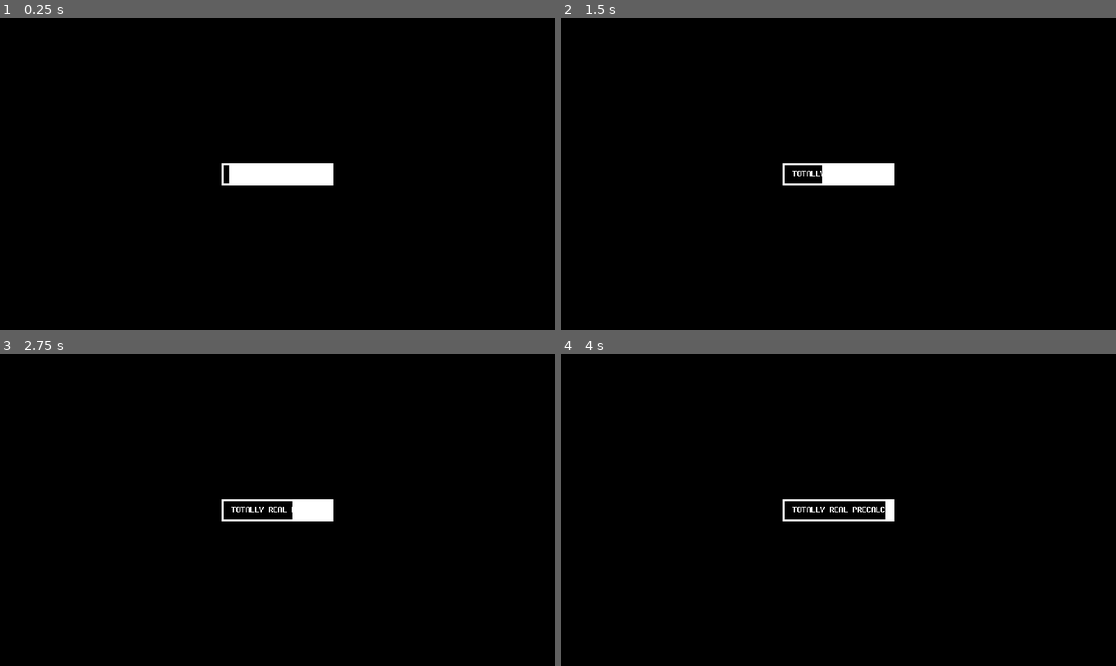
Above: before the commit, frames 1-4 (two rows, left to right).
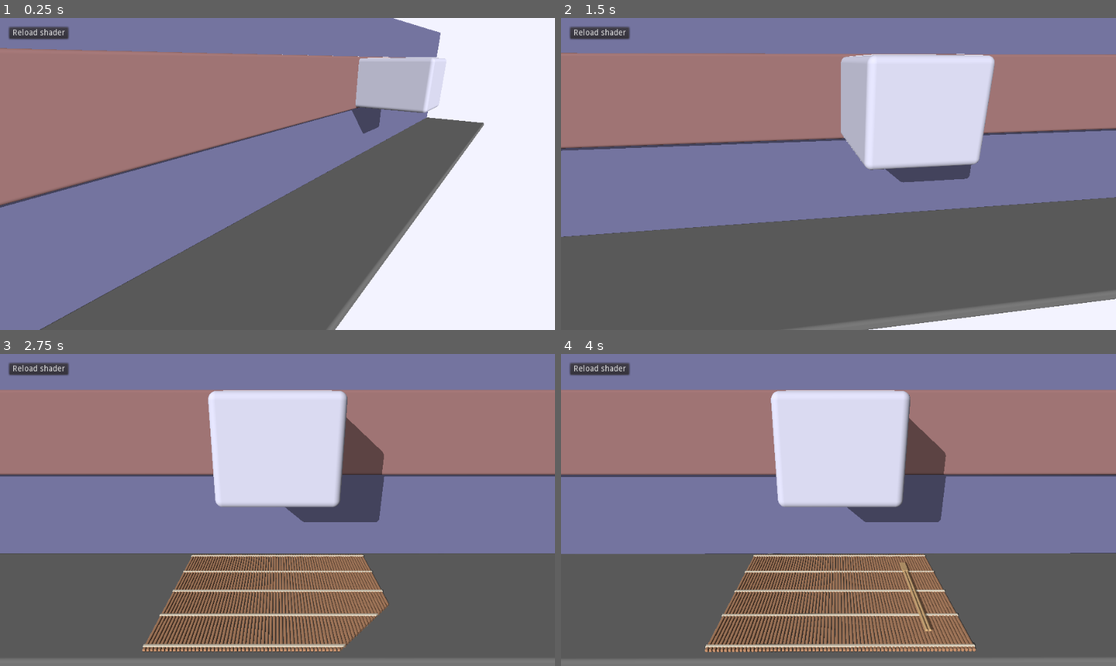
Above: after the commit, the same moments.

Repository: Kwarf/cykelramen
Game: Godot game, scene res://Demo.tscn
Same seed, same stepped clock (60 frames per second), same inputs: the game is played once before the commit and once after it.
Inputs:
- Up to frame 1 (0.25 s): no input
- Up to frame 2 (1.5 s): tap Enter at 0.5 s; tap R at 0.6, 1.35 s
- Up to frame 3 (2.75 s): tap R at 2.1 s
- Up to frame 4 (4 s): tap R at 2.85, 3.6 s

The runs differ from the first frame. In frame 1, 100% of the frame differs, in the area x 0-100%, y 0-100%; in frame 2, 100%; in frame 3, 100%; in frame 4, 100%.

Commit message:
Line of time

Diff:
--- a/Demo.gd
+++ b/Demo.gd
@@ -1,20 +1,20 @@
 extends ColorRect
 class_name Demo
 
-onready var time_start: int = OS.get_ticks_usec()
 onready var camera: Spatial = get_parent().find_node("Camera")
 onready var camera_target: Spatial = camera.find_node("Target")
 onready var ball: Spatial = get_parent().find_node("Ball")
 onready var animation_player: AnimationPlayer = get_parent().find_node("AnimationPlayer")
 
-func elapsed() -> float:
-	return (OS.get_ticks_usec() - time_start) / 1000000.0;
+var elapsed: float = 0
 
 # ¯\_(ツ)_/¯
 func invX(vec: Vector3) -> Vector3:
 	return vec * Vector3(-1, 1, 1)
 
-func _process(_delta: float) -> void:
+func _process(delta: float) -> void:
+	elapsed += delta
+	self.material.set_shader_param("iTime", elapsed);
 	self.material.set_shader_param("iCameraPosition", invX(camera.global_transform.origin));
 	self.material.set_shader_param("iCameraLookAt", invX(camera_target.global_transform.origin));
 	self.material.set_shader_param("iBallPosition", invX(ball.global_transform.origin));
--- a/Demo.shader
+++ b/Demo.shader
@@ -5,6 +5,13 @@
 uniform vec3 iCameraLookAt;
 uniform vec3 iBallPosition;
 uniform sampler2D iPrecalcTexture;
+
+const float BPM = 175.0;
+
+// Beat sync toys
+float beat(float time) { return time / (60.0 / BPM); }
+float bar(float time) { return beat(time) / 4.0; }
+float punch(float time) { float slask; return 1.0 - modf(beat(time), slask); }
 
 vec3 rgb(int r, int g, int b)
 {
@@ -235,15 +242,66 @@
 	// }
 
 	// Bowl
-	obj = opMinColored(obj, vec4(0.9, 0.9, 0.9, sdBowl(pos)));
+	float magic = 0.17*2.0;
+	float beat = beat(iTime+magic);
+	if (beat > 16.0 && beat < 17.0)
+	{
+		// Tease the bowl
+		float bowl = sdBox(pos - vec3(0.0, 1.0 - punch(iTime+magic), 0.0), vec3(1.0, 0.05, 1.0));
+		bowl = max(bowl, sdBowl(pos));
+		obj = opMinColored(obj, vec4(0.9, 0.9, 0.9, bowl));
+	}
+	else if (beat > 18.0 && beat < 19.0)
+	{
+		// Whoop the bowl
+		float bowl = sdBox(pos - vec3(0.0, 1.5 - punch(iTime+magic), 0.0), vec3(1.0, 0.6, 1.0));
+		bowl = max(-bowl, sdBowl(pos));
+		obj = opMinColored(obj, vec4(0.9, 0.9, 0.9, bowl));
+	}
+	else if (beat >= 19.0)
+	{
+		obj = opMinColored(obj, vec4(0.9, 0.9, 0.9, sdBowl(pos)));
+	}
 
 	// Chopstick
-	float chopz = sdChopsticks(pos - vec3(1.2, 0.08, -0.2));
-	chopz = min(chopz, sdChopsticks(pos - vec3(1.249, 0.08, -0.2)));
-	obj = opMinColored(obj, vec4(rgb(205,133,63), chopz));
+	if (iTime >= 3.0)
+	{
+		if (iTime < 4.0)
+		{
+			// Cutty stick
+			vec3 p = pos;
+			p -= vec3(1.2, 0.08, (iTime - 3.0) * -2.2);
+			float chopz = sdChopsticks(pos - vec3(1.2, 0.08, -0.2));
+			chopz = min(chopz, sdChopsticks(pos - vec3(1.249, 0.08, -0.2)));
+			chopz = max(-sdBox(p, vec3(0.1, 0.1, 1.1)), chopz);
+			obj = opMinColored(obj, vec4(rgb(205,133,63), chopz));
+		}
+		else
+		{
+			float chopz = sdChopsticks(pos - vec3(1.2, 0.08, -0.2));
+			chopz = min(chopz, sdChopsticks(pos - vec3(1.249, 0.08, -0.2)));
+			obj = opMinColored(obj, vec4(rgb(205,133,63), chopz));
+		}
+	}
+
+	if (iTime > 2.0 && iTime < 3.0)
+	{
+		// Cutty cube for matty dude fade in thingy
+		vec3 p = pos;
+		pR(p.xz, radians(45));
+		p += vec3(0.0, 0.0, (iTime - 2.0) * 6.0);
+		vec4 mat = sdTableMat(pos);
+		mat.w = max(-sdBox(p, vec3(3.0, 0.5, 3.0)), mat.w);
+		obj = opMinColored(obj, mat);
+	}
+	else if (iTime >= 3.0)
+	{
+		// No more fadey, is there now
+		obj = opMinColored(obj, sdTableMat(pos));
+	}
 
 	// Table mat
-	return opMinColored(obj, sdTableMat(pos));
+	return obj;
 }
 
 vec4 march(vec3 origin, vec3 direction)
--- a/Demo.tscn
+++ b/Demo.tscn
@@ -1,8 +1,9 @@
-[gd_scene load_steps=7 format=2]
+[gd_scene load_steps=8 format=2]
 
 [ext_resource path="res://Demo.shader" type="Shader" id=1]
 [ext_resource path="res://Demo.gd" type="Script" id=2]
 [ext_resource path="res://Precalc.tscn" type="PackedScene" id=3]
+[ext_resource path="res://assets/Cykelramen.ogg" type="AudioStream" id=4]
 
 [sub_resource type="ShaderMaterial" id=1]
 shader = ExtResource( 1 )
@@ -29,16 +30,52 @@
 length = 60.0
 loop = true
 tracks/0/type = "value"
-tracks/0/path = NodePath("MarchTarget:material:shader_param/iTime")
-tracks/0/interp = 1
+tracks/0/path = NodePath("CameraAttachment:translation")
+tracks/0/interp = 2
 tracks/0/loop_wrap = true
 tracks/0/imported = false
 tracks/0/enabled = true
 tracks/0/keys = {
-"times": PoolRealArray( 0, 60 ),
+"times": PoolRealArray( 0, 2 ),
 "transitions": PoolRealArray( 1, 1 ),
 "update": 0,
-"values": [ 0.0, 60.0 ]
+"values": [ Vector3( 6.58158, 1.5, 0 ), Vector3( 0, 1.5, 0 ) ]
+}
+tracks/1/type = "value"
+tracks/1/path = NodePath("CameraAttachment:rotation_degrees")
+tracks/1/interp = 2
+tracks/1/loop_wrap = true
+tracks/1/imported = false
+tracks/1/enabled = true
+tracks/1/keys = {
+"times": PoolRealArray( 0, 2 ),
+"transitions": PoolRealArray( 1, 1 ),
+"update": 0,
+"values": [ Vector3( 20, -55.043, 0 ), Vector3( 20, 0, 0 ) ]
+}
+tracks/2/type = "value"
+tracks/2/path = NodePath("AnimationPlayer:playback_speed")
+tracks/2/interp = 1
+tracks/2/loop_wrap = true
+tracks/2/imported = false
+tracks/2/enabled = true
+tracks/2/keys = {
+"times": PoolRealArray( 0, 7 ),
+"transitions": PoolRealArray( 1, 1 ),
+"update": 1,
+"values": [ 1.0, 0.0 ]
+}
+tracks/3/type = "value"
+tracks/3/path = NodePath("AudioStreamPlayer:stream_paused")
+tracks/3/interp = 1
+tracks/3/loop_wrap = true
+tracks/3/imported = false
+tracks/3/enabled = true
+tracks/3/keys = {
+"times": PoolRealArray( 0, 7 ),
+"transitions": PoolRealArray( 1, 1 ),
+"update": 1,
+"values": [ false, true ]
 }
 
 [node name="Spatial" type="Spatial"]
@@ -49,10 +86,10 @@
 [node name="Precalc" parent="." instance=ExtResource( 3 )]
 
 [node name="CameraAttachment" type="Position3D" parent="."]
-transform = Transform( 0.691614, 0.232965, 0.683665, 0, 0.946554, -0.322547, -0.722268, 0.223078, 0.65465, 0, 1.12852, 0 )
+transform = Transform( 0.572962, -0.280314, -0.770155, 0, 0.939693, -0.34202, 0.819583, 0.195964, 0.538408, 6.58158, 1.5, 0 )
 
 [node name="Camera" type="Position3D" parent="CameraAttachment"]
-transform = Transform( 1, 0, 0, 0, 1, 0, 0, 0, 1, 0, 0, -5 )
+transform = Transform( 1, 0, 0, 0, 1, 0, 0, 0, 1, 0, 0, -4.8 )
 
 [node name="Target" type="Spatial" parent="CameraAttachment/Camera"]
 transform = Transform( 1, 0, 0, 0, 1, 0, 0, 0, 1, 0, 0, 1 )
@@ -62,6 +99,11 @@
 
 [node name="Ball" type="Position3D" parent="."]
 transform = Transform( 1, 0, 0, 0, 1, 0, 0, 0, 1, 1.94783, 1.66541, -3.26705 )
+
+[node name="AudioStreamPlayer" type="AudioStreamPlayer" parent="."]
+stream = ExtResource( 4 )
+autoplay = true
+stream_paused = true
 
 [node name="MarchTarget" type="ColorRect" parent="."]
 visible = false
@@ -83,7 +125,6 @@
 }
 
 [node name="AnimationPlayer" type="AnimationPlayer" parent="."]
-playback_speed = 0.3
 anims/Demo = SubResource( 3 )
 
 [connection signal="precalc_done" from="Precalc" to="MarchTarget" method="play"]
--- a/Precalc.gd
+++ b/Precalc.gd
@@ -2,7 +2,7 @@
 
 # Each bike takes 4 pixels of precalc storage per frame (one vec3 for position, one mat3x3 for translation)
 const NO_BIKES: int = 5
-const PRECALC_TICKS: int = 256
+const PRECALC_TICKS: int = 160
 
 var image: Image = Image.new()
 var bikes: Array
@@ -11,6 +11,12 @@
 signal precalc_done
 
 func _ready():
+	# Hacky skippy boi for dev
+	tick = PRECALC_TICKS
+	queue_free()
+	get_parent().find_node("MarchTarget").call_deferred("play", null)
+
+	# Non skippy, put back for release, duh!
 	image.create(PRECALC_TICKS, PRECALC_TICKS, false, Image.FORMAT_RGBF);
 	image.lock()
 	bikes.append(find_node("Bike1"))
@@ -55,5 +61,4 @@
 		var texture = ImageTexture.new()
 		texture.create_from_image(image, 0);
 		queue_free()
-		get_tree().paused = false
 		emit_signal("precalc_done", texture)
--- a/Precalc.tscn
+++ b/Precalc.tscn
@@ -28,6 +28,7 @@
 script = ExtResource( 3 )
 
 [node name="ColorRect" type="ColorRect" parent="."]
+visible = false
 anchor_right = 1.0
 anchor_bottom = 1.0
 color = Color( 0, 0, 0, 1 )
--- a/project.godot
+++ b/project.godot
@@ -24,6 +24,10 @@
 run/main_scene="res://Demo.tscn"
 config/icon="res://icon.png"
 
+[audio]
+
+output_latency=250
+
 [display]
 
 window/size/width=960
